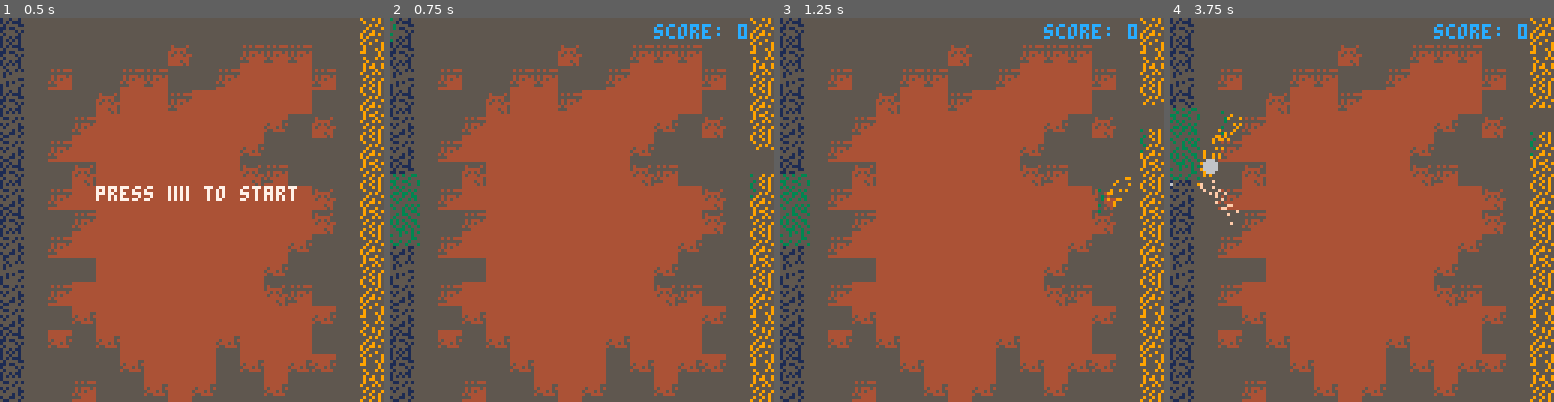
Above: before the commit, frames 1-4 (left to right).
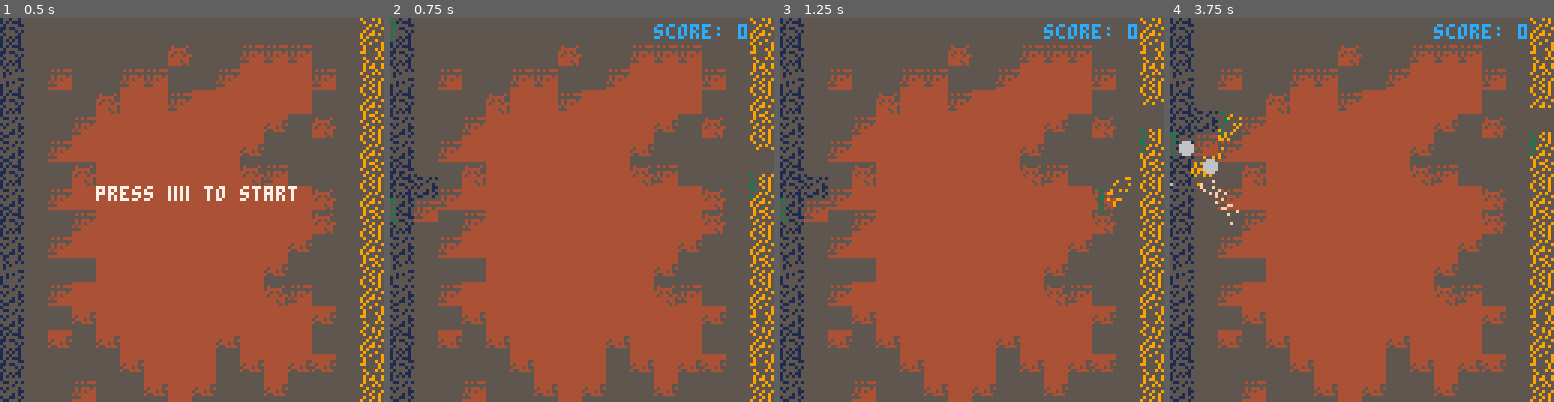
Above: after the commit, the same moments.

Repository: Spider101/Morta-Pong
Game: PICO-8 cartridge game.p8
Two runs of this game, one before a commit and one after it. Both use one fixed random seed, a clock stepped at 60 frames per second and the inputs below.
Inputs:
- Up to frame 1 (0.5 s): tap X (X key) at 0.33 s
- Up to frame 2 (0.75 s): tap O (Z key) at 0.7 s
- Up to frame 3 (1.25 s): tap X (X key) at 1.07 s
- Up to frame 4 (3.75 s): tap O (Z key) every 0.4 s from 1.7 to 3.7 s; tap X (X key) at 1.85, 2.97 s; hold Up 2.15-2.42 s; hold Down from 3.63 s (still down)

Frame 1 is identical in both runs. In frame 2, 1.1% of the frame differs, in the area x 0-13%, y 40-60%; in frame 3, 1.1%; in frame 4, 1.2%, in the area x 0-13%, y 23-43%.

Commit message:
refactor: render player paddle more efficiently

Diff:
--- a/entities/paddle.lua
+++ b/entities/paddle.lua
@@ -55,26 +55,15 @@
     speed = 3,
     color = 2,
     health = 3,
+    sprite_index = 2,
     init = function(self)
         self.y = block_size * 6.5
-
-        -- set up sprite data (relative x, y, sprite numbers) for the player paddle
-        self.sprite_data = {
-            { x = 0, y = 0, sprite_num = 8 },
-            { x = 0, y = block_size, sprite_num = 9 },
-            { x = 0, y = block_size * 2, sprite_num = 10 },
-            { x = block_size, y = 0, sprite_num = 16 },
-            { x = block_size, y = block_size, sprite_num = 17 },
-            { x = block_size, y = block_size * 2, sprite_num = 18 }
-        }
     end,
     decrease_health = function(self)
         self.health -= 1
     end,
     draw=function (self)
-        for sprite in all(self.sprite_data) do
-            spr(sprite.sprite_num, self.x + sprite.x, self.y + sprite.y)
-        end
+        spr(self.sprite_index, self.x, self.y, 2, 3)
     end,
     move = function(self)
         if btn(2) then
